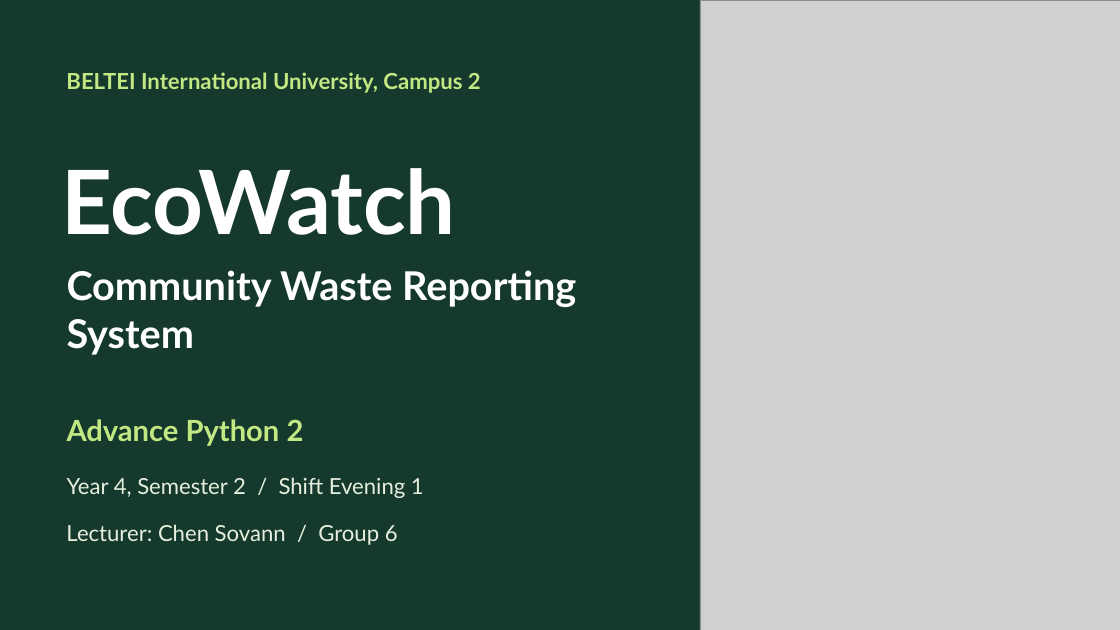
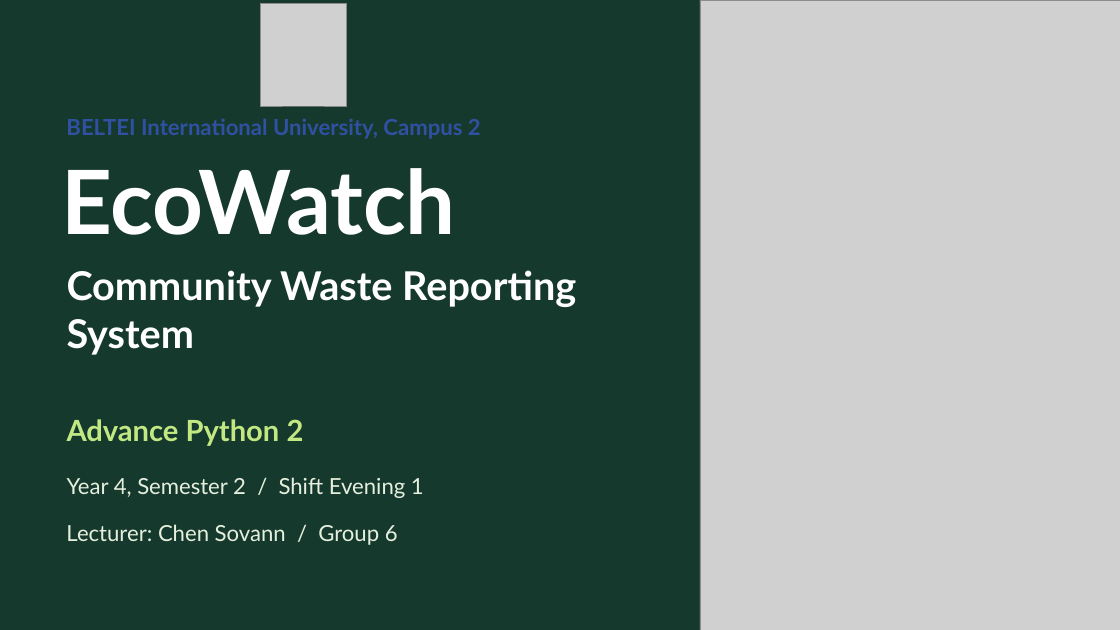
Before and after one commit to horrorbringer/waste_report_system, a slide deck: slide 1 of presentation/EcoWatch-Group-6-Lecturer.pptx. Drawn at 1120x630 pixels with LibreOffice and Linux fonts; fonts in the diff are those of the drawing; grey boxes stand for pictures. Boxes give left, top, right and bottom in pixels: in the first picture for what was removed or moved away, otherwise in the second. Text is boxed around its words. In the diff, an @@ line names an element or a change of style, - is before the commit and + after.

```diff
--- a/presentation/EcoWatch-Group-6-Lecturer.pptx
+++ b/presentation/EcoWatch-Group-6-Lecturer.pptx
@@ picture added at (260, 3, 346, 106) @@
@@ text "BELTEI International University, Campus 2": place and size @@
-text "BELTEI International University, Campus 2" at (66, 72, 481, 93)
+text "BELTEI International University, Campus 2" at (66, 118, 481, 139)
@@ text "BELTEI International University, Campus 2" at (66, 118, 481, 139): text colour #C2E883 to #3051A1 @@
```
Also in this commit, not shown: 21 other files.
